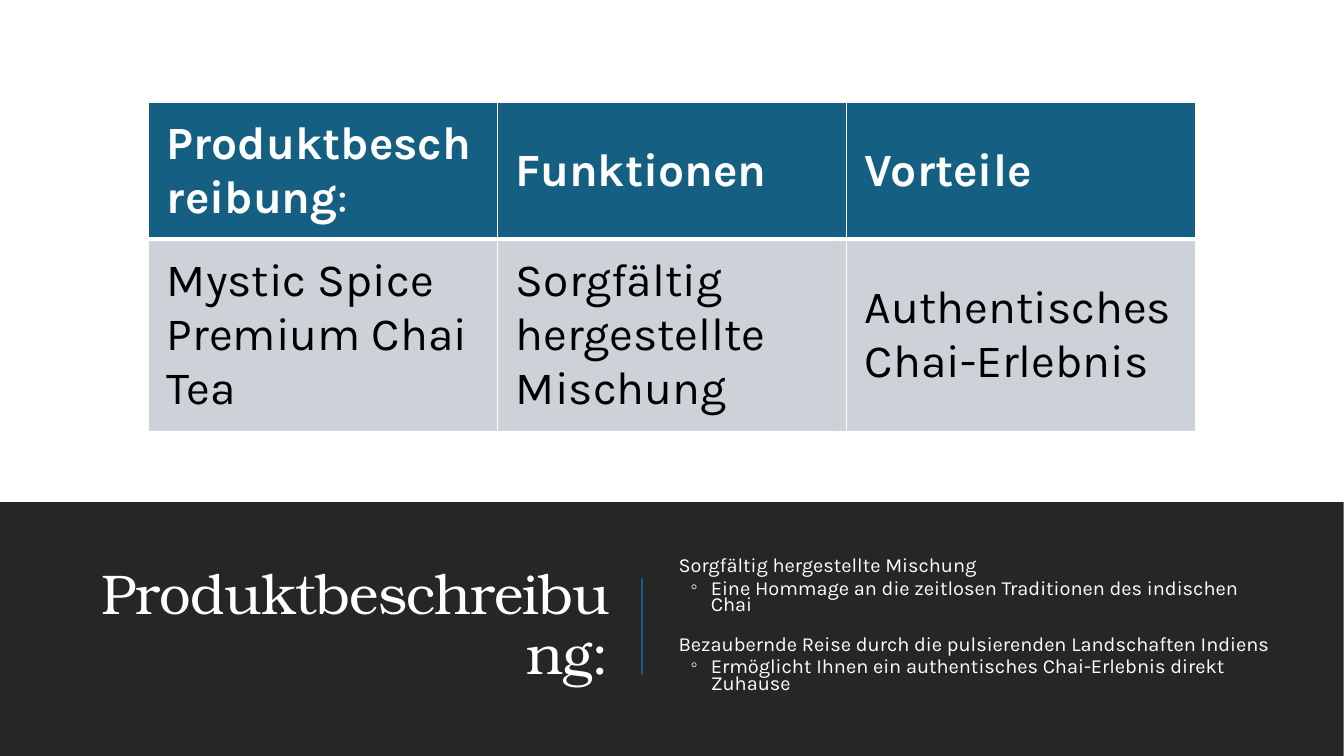
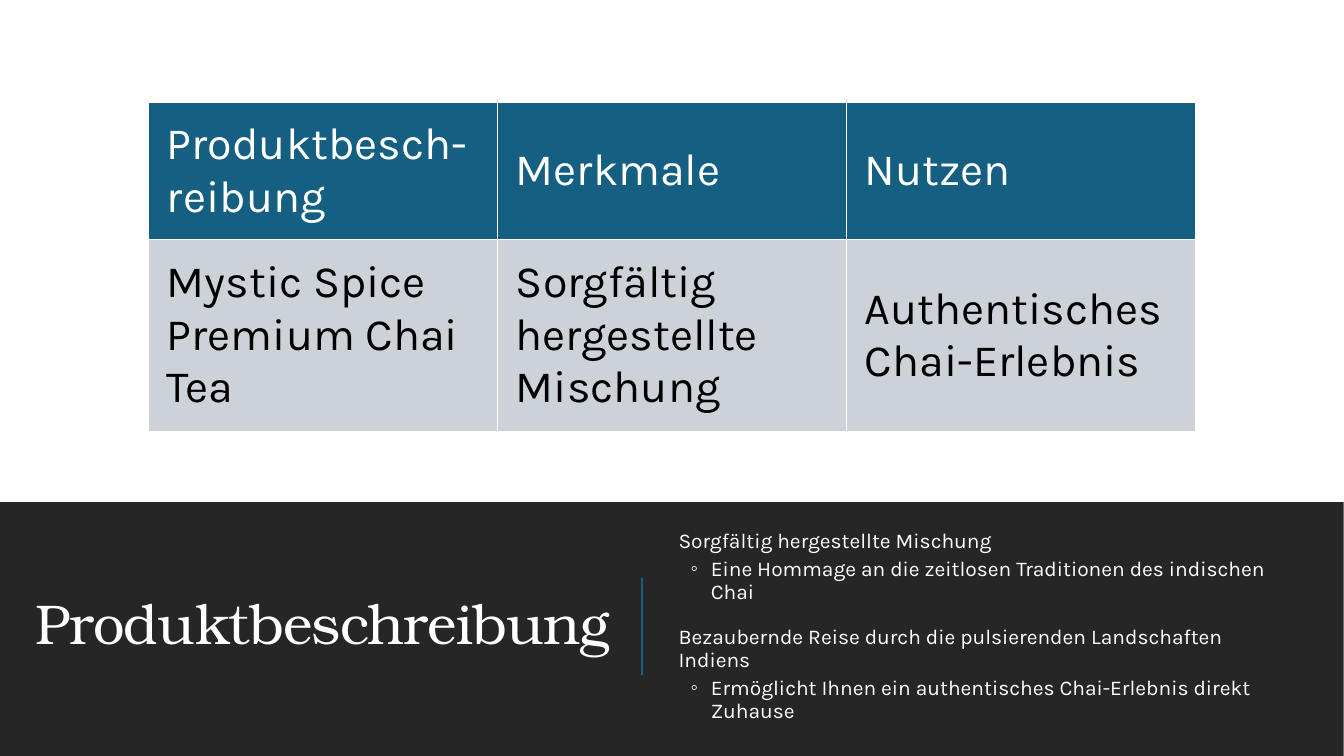
Before and after one commit to MicrosoftLearning/MS-4004-Empower-workforce-copilot-use-cases.de-de, a slide deck: slide 4 of ResourceFiles/Mystic Spice Premium Chai Market Analysis Presentation.pptx. Drawn at 1344x756 pixels with LibreOffice and Linux fonts; fonts in the diff are those of the drawing. Boxes give left, top, right and bottom in pixels: in the first picture for what was removed or moved away, otherwise in the second. Text is boxed around its words. In the diff, an @@ line names an element or a change of style, - is before the commit and + after.

```diff
--- a/ResourceFiles/Mystic Spice Premium Chai Market Analysis Presentation.pptx
+++ b/ResourceFiles/Mystic Spice Premium Chai Market Analysis Presentation.pptx
@@ table at [148, 103, 1195, 432] @@
-row 1: Produktbeschreibung: | Funktionen | Vorteile
+row 1: Produktbesch-reibung | Merkmale | Nutzen
@@ size 33 to 32 pt in "Mystic Spice Premium Chai Tea", "Sorgfältig hergestellte Mischung", "Authentisches Chai-Erlebnis" @@
@@ text "Sorgfältig hergestellte Mischung" at [679, 533, 1265, 719]: size 14.2 to 15 pt; line spacing 0.7 to 0.9 @@
@@ title at [35, 604, 609, 658]: text changed @@
-Produktbeschreibung:
+Produktbeschreibung
```
Also in this commit, not shown: 12 other slides changed, 18 other files.
